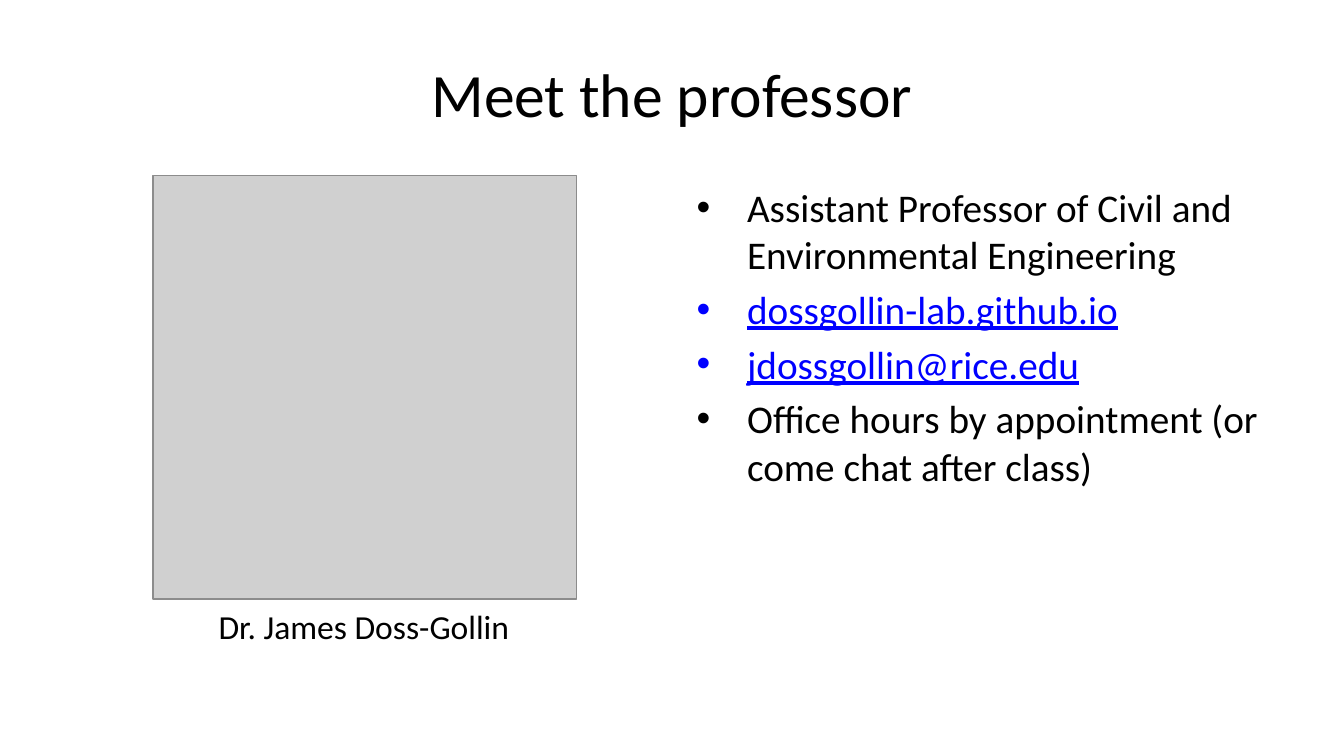
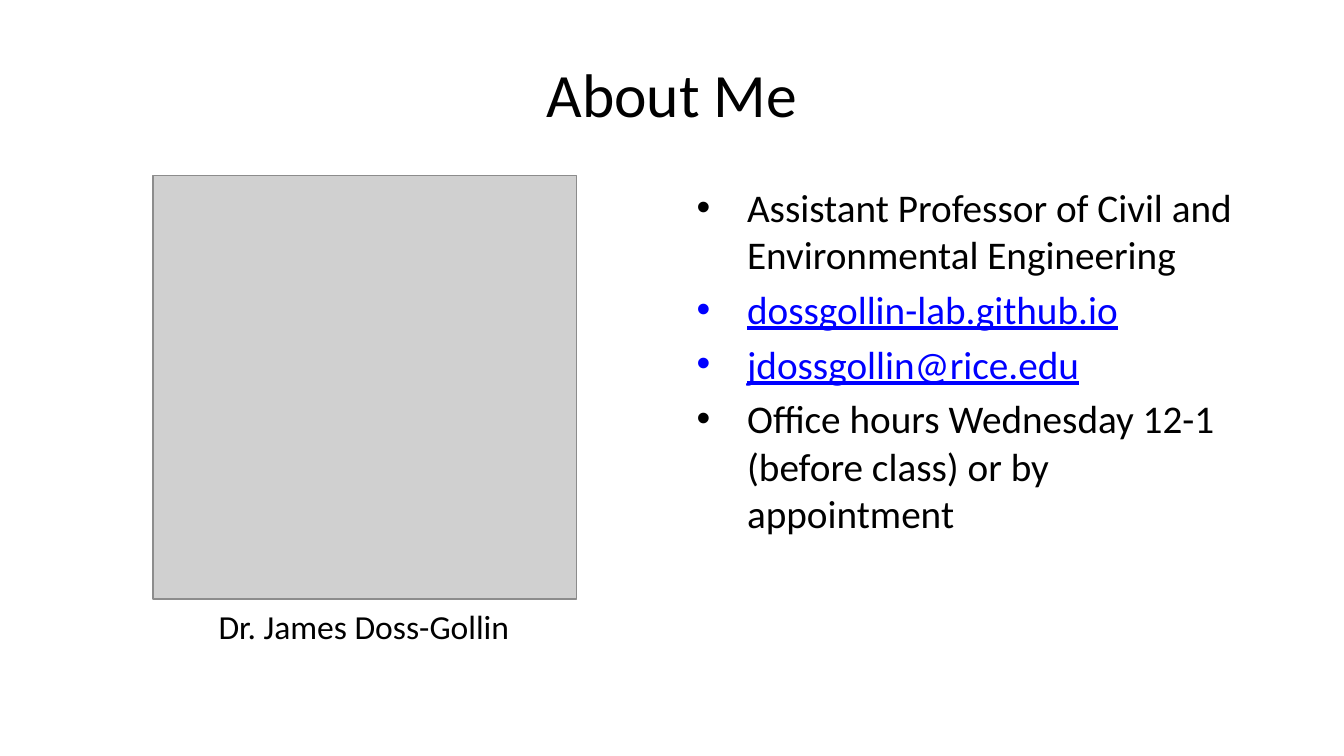
Before and after one commit to CEVE-421-521/ceve-421-521.github.io, a slide deck: slide 3 of lectures/week-01/index.pptx. Drawn at 1344x756 pixels with LibreOffice and Linux fonts; fonts in the diff are those of the drawing; grey boxes stand for pictures. Boxes give left, top, right and bottom in pixels: in the first picture for what was removed or moved away, otherwise in the second. Text is boxed around its words. In the diff, an @@ line names an element or a change of style, - is before the commit and + after.

```diff
--- a/lectures/week-01/index.pptx
+++ b/lectures/week-01/index.pptx
@@ title at (x1=547, y1=74, x2=797, y2=118): text changed @@
-Meet the professor
+About Me
@@ text at (x1=747, y1=405, x2=1215, y2=535): text changed @@
-• Office hours by appointment (or come chat after class)
+• Office hours Wednesday 12-1 (before class) or by appointment
```
Also in this commit, not shown: 7 other slides changed, 5 slides added, 6 slides removed, 54 other files.
